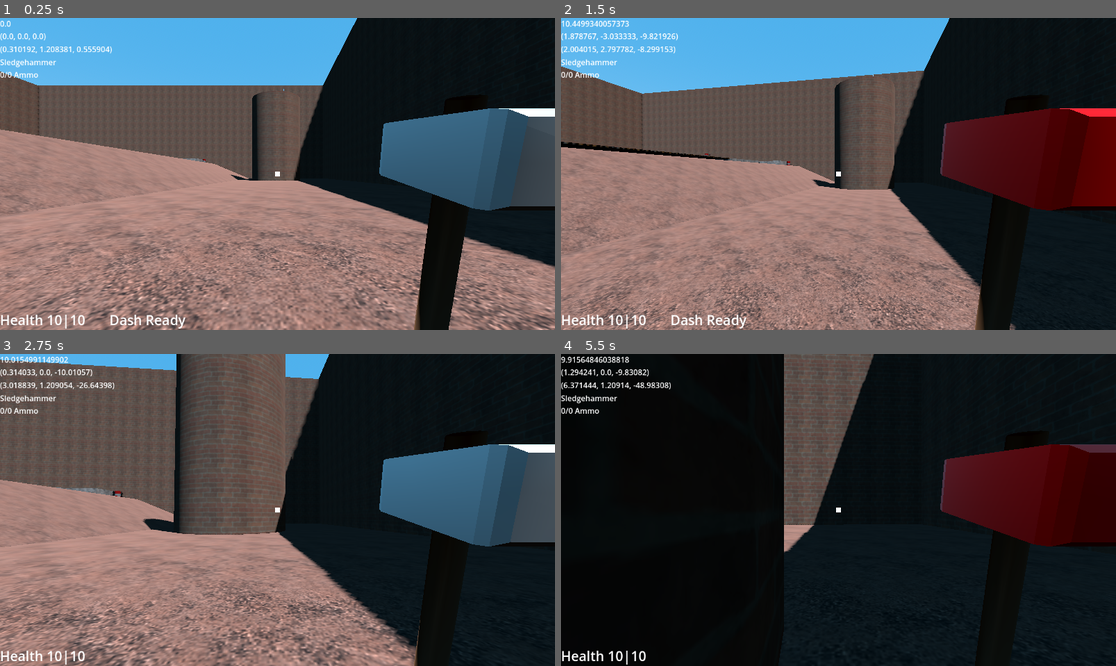
Above: before the commit, frames 1-4 (two rows, left to right).
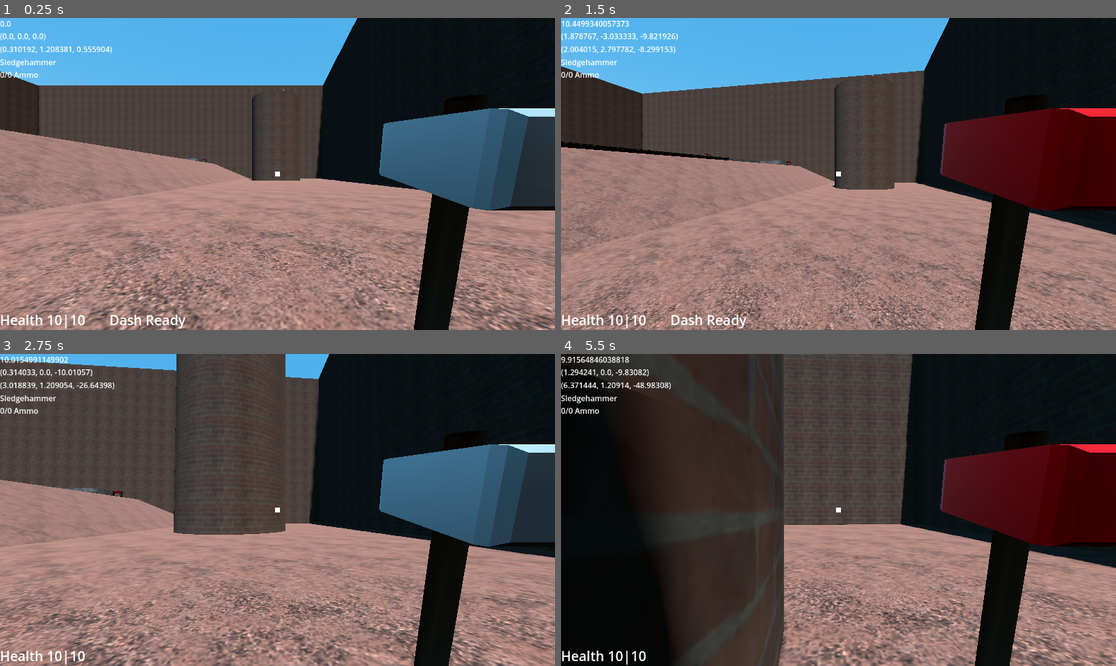
Above: after the commit, the same moments.

Repository: Wlopez2002/FPSGame
Game: Godot game, scene res://Levels/TestMain.tscn
The game is run twice, just before and just after one commit, with the same random seed, the same clock (stepped at 60 frames per second) and the same inputs. Sound files missing from this copy of the repository are replaced by a short silence.
Inputs (mouse positions are in pixels of both pictures, inside the frame that each line leads up to):
- Up to frame 1 (0.25 s): no input
- Up to frame 2 (1.5 s): tap Enter at 0.5 s; move the mouse to (866, 174) at 0.52 s; press the mouse at (866, 174) at 0.53 s; hold W (MoveForward) from 0.53 s (still down); tap Space (MoveJump) at 0.77 s; move the mouse to (810, 174) at 1.27 s; release the mouse at (810, 174) at 1.28 s; tap Ctrl (MoveCrouch) at 1.35 s
- Up to frame 3 (2.75 s): keep holding W (MoveForward); tap Space (MoveJump) at 1.52 s; move the mouse to (288, 503) at 2.02 s; hold Shift (MoveDash) from 2.03 s (still down)
- Up to frame 4 (5.5 s): keep holding W (MoveForward); move the mouse to (832, 516) at 2.77 s; release Shift (MoveDash) at 2.78 s; click (832, 516) at 2.85 s; tap Space (MoveJump) at 3.02, 3.77, 4.52 s; move the mouse to (877, 513) at 3.52 s; hold Ctrl (MoveCrouch) 3.53-4.28 s; move the mouse to (794, 506) at 4.27 s; tap Shift (MoveDash) at 4.35 s; move the mouse to (844, 510) at 5.02 s; press the mouse at (844, 510) at 5.03 s

The runs differ from the first frame. In frame 1, 7.2% of the frame differs, in the area x 0-100%, y 17-100%; in frame 2, 17%; in frame 3, 20%; in frame 4, 52%, in the area x 3-100%, y 0-100%.

Commit message:
added force push area

Diff:
--- a/Levels/TestMain.tscn
+++ b/Levels/TestMain.tscn
@@ -6,6 +6,7 @@
 [ext_resource type="Texture2D" uid="uid://6gmrvxwivjqo" path="res://Resources/Textures/Stone_06-128x128.png" id="4_nyrd7"]
 [ext_resource type="PackedScene" uid="uid://bsfwy2nu3h5pv" path="res://Objects/WorldObjects/Teleporter.tscn" id="5_nvuov"]
 [ext_resource type="Texture2D" uid="uid://bomggn12twluo" path="res://Resources/Textures/Grating_10-128x128.png" id="6_pru73"]
+[ext_resource type="PackedScene" uid="uid://deaj8nayskvos" path="res://Objects/WorldRegions/ForcePushArea.tscn" id="7_5yodq"]
 [ext_resource type="PackedScene" uid="uid://jid42lhjm3ln" path="res://Objects/WorldObjects/AmmoPickup.tscn" id="7_dk54w"]
 [ext_resource type="PackedScene" uid="uid://bwr5lbfb4xekm" path="res://Player/Player.tscn" id="8_e47tw"]
 [ext_resource type="PackedScene" uid="uid://b2ljfl5pygo3q" path="res://Objects/WorldObjects/HealthPickup.tscn" id="9_pru73"]
@@ -46,6 +47,17 @@
 uv1_world_triplanar = true
 stencil_flags = 2
 
+[sub_resource type="BoxShape3D" id="BoxShape3D_xfrt1"]
+size = Vector3(6, 1, 6)
+
+[sub_resource type="StandardMaterial3D" id="StandardMaterial3D_tlhpo"]
+transparency = 1
+albedo_color = Color(0, 1, 1, 0.43529412)
+
+[sub_resource type="BoxMesh" id="BoxMesh_f4ln3"]
+material = SubResource("StandardMaterial3D_tlhpo")
+size = Vector3(6, 1, 6)
+
 [sub_resource type="BoxShape3D" id="BoxShape3D_nvuov"]
 size = Vector3(6.703186, 8.758728, 1)
 
@@ -53,6 +65,7 @@
 size = Vector3(12.258911, 7.5997314, 3.190918)
 
 [sub_resource type="StandardMaterial3D" id="StandardMaterial3D_xfrt1"]
+transparency = 1
 albedo_color = Color(1, 0, 0, 1)
 
 [sub_resource type="BoxMesh" id="BoxMesh_tlhpo"]
@@ -118,9 +131,9 @@
 size = Vector3(1.1983643, 32.781128, 171.75644)
 material = SubResource("StandardMaterial3D_s7ltb")
 
-[node name="Obsti" type="Node3D" parent="Stage" unique_id=1886517075]
-
-[node name="CSGCylinder3D" type="CSGCylinder3D" parent="Stage/Obsti" unique_id=1986720322]
+[node name="Pillar" type="Node3D" parent="Stage" unique_id=1886517075]
+
+[node name="CSGCylinder3D" type="CSGCylinder3D" parent="Stage/Pillar" unique_id=1986720322]
 transform = Transform3D(1, 0, 0, 0, 1, 0, 0, 0, 1, 0, 9.159424, -50)
 use_collision = true
 radius = 6.0
@@ -128,7 +141,7 @@
 sides = 24
 material = SubResource("StandardMaterial3D_s7ltb")
 
-[node name="CSGCylinder3D" type="CSGCylinder3D" parent="Stage/Obsti/CSGCylinder3D" unique_id=1458394154]
+[node name="CSGCylinder3D" type="CSGCylinder3D" parent="Stage/Pillar/CSGCylinder3D" unique_id=1458394154]
 transform = Transform3D(1, 0, 0, 0, 1, 0, 0, 0, 1, 0, 10.803152, 0)
 use_collision = true
 radius = 5.9
@@ -136,7 +149,7 @@
 sides = 24
 material = SubResource("StandardMaterial3D_nwfg7")
 
-[node name="Teleporter2" parent="Stage/Obsti/CSGCylinder3D" unique_id=1414862267 node_paths=PackedStringArray("dest") instance=ExtResource("5_nvuov")]
+[node name="Teleporter2" parent="Stage/Pillar/CSGCylinder3D" unique_id=1414862267 node_paths=PackedStringArray("dest") instance=ExtResource("5_nvuov")]
 transform = Transform3D(-0.70710677, 0, -0.70710677, 0, 1, 0, 0.70710677, 0, -0.70710677, 2.5, 11.603001, 2.5)
 dest = NodePath("../../../../MovingPlatformBody/Teleporter")
 
@@ -159,9 +172,9 @@
 material = SubResource("StandardMaterial3D_aurg5")
 
 [node name="CSGBox3D2" type="CSGBox3D" parent="Stage/building/Grate" unique_id=991872436]
-transform = Transform3D(1, 0, 0, 0, 1, 0, 0, 0, 1, -61.48313, 7.0944805, -48.62274)
-use_collision = true
-size = Vector3(45.69642, 0.18, 7)
+transform = Transform3D(1, 0, 0, 0, 1, 0, 0, 0, 1, -61.793404, 7.0944805, -48.62274)
+use_collision = true
+size = Vector3(45.07587, 0.18, 7)
 material = SubResource("StandardMaterial3D_aurg5")
 
 [node name="Foundation" type="CSGBox3D" parent="Stage/building" unique_id=2040041973]
@@ -210,11 +223,27 @@
 transform = Transform3D(1, 0, 0, 0, 1, 0, 0, 0, 1, -78.932205, 15.319912, 28.503647)
 dest = NodePath("../Teleporter")
 
-[node name="CSGBox3D" type="CSGBox3D" parent="Stage" unique_id=1173407252]
+[node name="catwalk" type="CSGBox3D" parent="Stage" unique_id=1173407252]
 transform = Transform3D(0.99999994, 0, 0, 0, 0.99999994, 0, 0, 0, 1, -81.41, 14, 55.691)
 use_collision = true
 size = Vector3(11.473145, 0.18, 58.679)
 material = SubResource("StandardMaterial3D_aurg5")
+
+[node name="catwalk2" type="CSGBox3D" parent="Stage" unique_id=584370019]
+transform = Transform3D(0.99999994, 0, 0, 0, 0.99999994, 0, 0, 0, 1, 10.445108, 14, 55.691)
+use_collision = true
+size = Vector3(11.473145, 0.18, 58.679)
+material = SubResource("StandardMaterial3D_aurg5")
+
+[node name="ForcePushArea" parent="Stage/catwalk2" unique_id=1504271704 instance=ExtResource("7_5yodq")]
+transform = Transform3D(0.9999998, 0, 0, 0, 0.9999998, 0, 0, 0, 1, 0, -13.291829, -32.426865)
+acceleration = Vector3(0, 3, 0)
+
+[node name="CollisionShape3D" type="CollisionShape3D" parent="Stage/catwalk2/ForcePushArea" unique_id=1018240438]
+shape = SubResource("BoxShape3D_xfrt1")
+
+[node name="MeshInstance3D" type="MeshInstance3D" parent="Stage/catwalk2/ForcePushArea" unique_id=1078740692]
+mesh = SubResource("BoxMesh_f4ln3")
 
 [node name="AmmoPick" type="Node3D" parent="Stage" unique_id=504904114]
 
@@ -321,7 +350,7 @@
 transform = Transform3D(1, 0, 0, 0, 1, 0, 0, 0, 1, 0.310192, 1.1725054, 0.55590415)
 
 [node name="DirectionalLight3D" type="DirectionalLight3D" parent="." unique_id=1368498724]
-transform = Transform3D(0.7368291, -0.5992749, 0.3129737, 0, 0.46292475, 0.8863976, -0.67607903, -0.65312356, 0.34109643, 1.0145454, 103.100296, 231.67786)
+transform = Transform3D(0.7410077, -0.6679749, 0.06868401, 0.078202605, 0.18743415, 0.9791592, -0.6669274, -0.72019315, 0.19112751, -26.08015, 103.100296, 59.58174)
 light_color = Color(1, 0.9822071, 1, 1)
 shadow_enabled = true
 directional_shadow_max_distance = 220.0
@@ -331,12 +360,12 @@
 
 [node name="MovingPlatform" parent="." unique_id=1179728837 node_paths=PackedStringArray("platform") instance=ExtResource("15_e47tw")]
 transform = Transform3D(1, 0, 0, 0, 1, 0, 0, 0, 1, -73.17438, 14, 52.492)
-target = Vector3(-20, 14, 52.492)
-startingPos = Vector3(-73.318, 14, 52.492)
+target = Vector3(2.2, 14, 50)
+startingPos = Vector3(-73.318, 14, 50)
 platform = NodePath("../MovingPlatformBody")
 
 [node name="MovingPlatformBody" parent="." unique_id=961236221 instance=ExtResource("16_sc5o3")]
-transform = Transform3D(1, 0, 0, 0, 1, 0, 0, 0, 1, -73.174, 14, 52.492)
+transform = Transform3D(1, 0, 0, 0, 1, 0, 0, 0, 1, -73.174, 14, 50)
 
 [node name="CollisionShape3D" type="CollisionShape3D" parent="MovingPlatformBody" unique_id=932385091]
 transform = Transform3D(1, 0, 0, 0, 1, 0, 0, 0, 1, 0, 0, 3.768982)
@@ -347,5 +376,5 @@
 
 [node name="Teleporter" parent="MovingPlatformBody" unique_id=1867075382 node_paths=PackedStringArray("dest") instance=ExtResource("5_nvuov")]
 transform = Transform3D(-4.371139e-08, 0, -1, 0, 1, 0, 1, 0, -4.371139e-08, 1.6966171, 0.79434586, 0)
-dest = NodePath("../../Stage/Obsti/CSGCylinder3D/Teleporter2")
+dest = NodePath("../../Stage/Pillar/CSGCylinder3D/Teleporter2")
 movingTeleporter = true
--- /dev/null
+++ b/Objects/WorldRegions/ForcePushArea.gd
@@ -0,0 +1,10 @@
+extends Area3D
+
+@export var acceleration: Vector3;
+
+func _physics_process(delta: float) -> void:
+	for body in get_overlapping_bodies():
+		if body is PlayerBody:
+			body._applyForce(acceleration)
+		elif body is CharacterBody3D:
+			body.velocity += acceleration;
--- /dev/null
+++ b/Objects/WorldRegions/ForcePushArea.tscn
@@ -0,0 +1,8 @@
+[gd_scene format=3 uid="uid://deaj8nayskvos"]
+
+[ext_resource type="Script" uid="uid://c6viijqaa5rfb" path="res://Objects/WorldRegions/ForcePushArea.gd" id="1_6qios"]
+
+[node name="ForcePushArea" type="Area3D" unique_id=1504271704]
+collision_layer = 0
+collision_mask = 6
+script = ExtResource("1_6qios")
Not shown, added: Objects/WorldRegions/ForcePushArea.gd.uid
